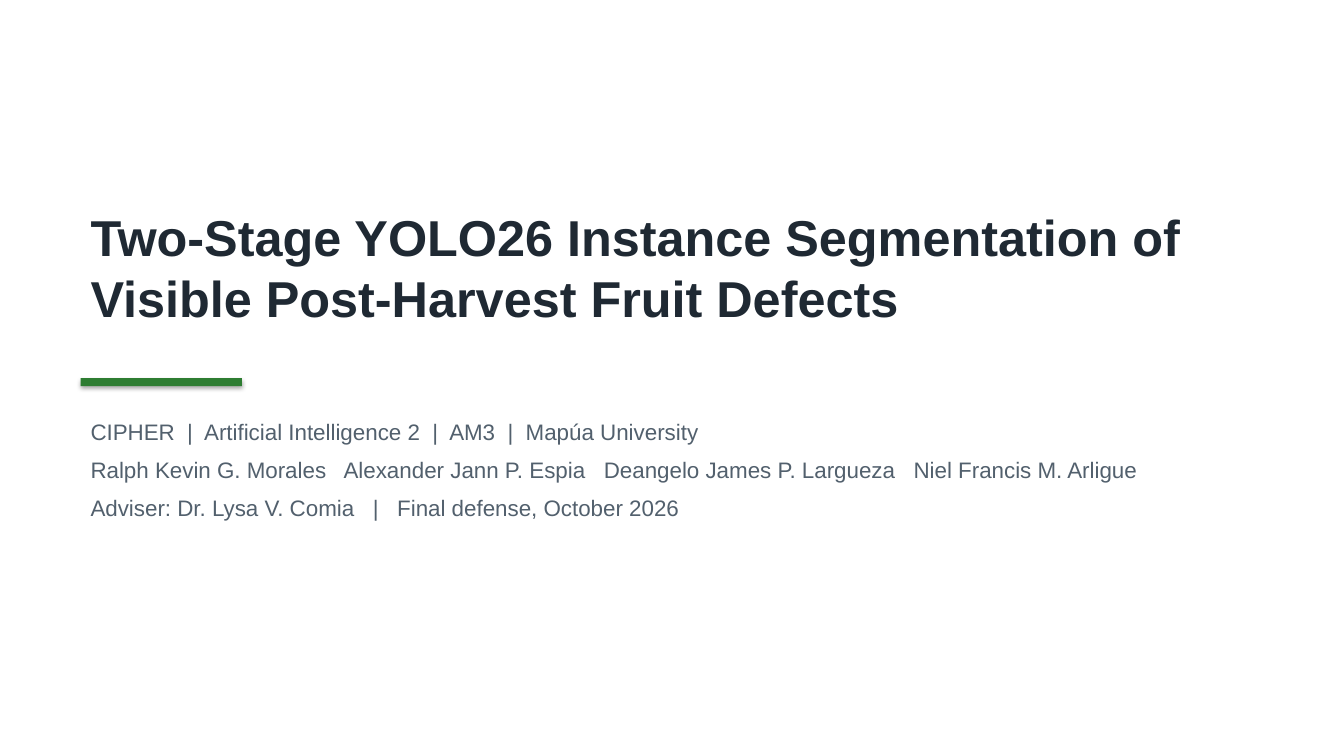
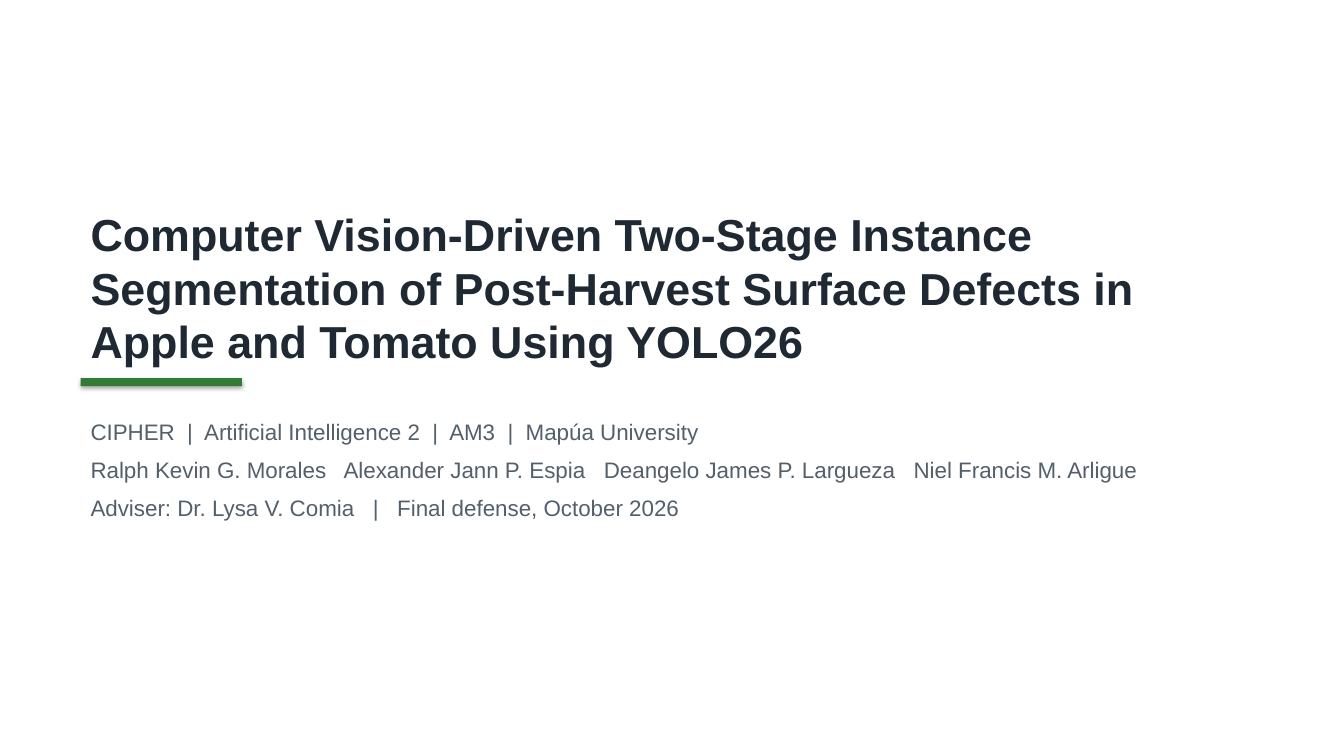
Before and after one commit to deangg/instancesegmentation, a slide deck: slide 1 of slides/CIPHER_AI2_Final_Defense.pptx. Drawn at 1344x756 pixels with LibreOffice and Linux fonts; fonts in the diff are those of the drawing. Boxes give left, top, right and bottom in pixels: in the first picture for what was removed or moved away, otherwise in the second. Text is boxed around its words. In the diff, an @@ line names an element or a change of style, - is before the commit and + after.

```diff
--- a/slides/CIPHER_AI2_Final_Defense.pptx
+++ b/slides/CIPHER_AI2_Final_Defense.pptx
@@ text at bbox=[91, 218, 1133, 367]: text changed; size 36 to 32 pt @@
-Two-Stage YOLO26 Instance Segmentation of Visible Post-Harvest Fruit Defects
+Computer Vision-Driven Two-Stage Instance Segmentation of Post-Harvest Surface Defects in Apple and Tomato Using YOLO26
```
Also in this commit, not shown: 3 other files.
